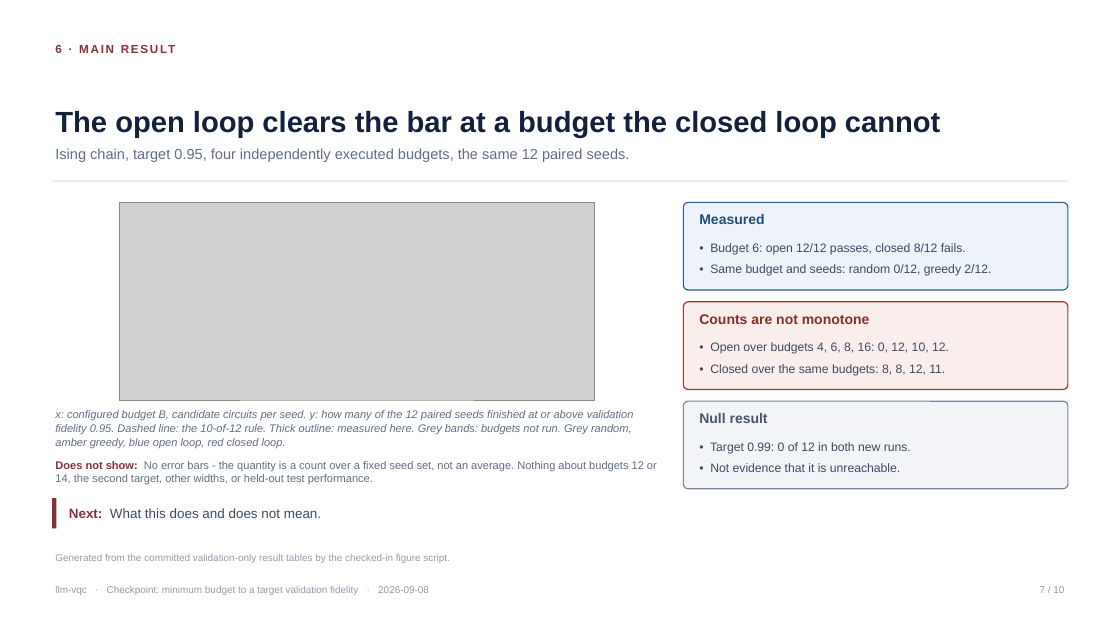
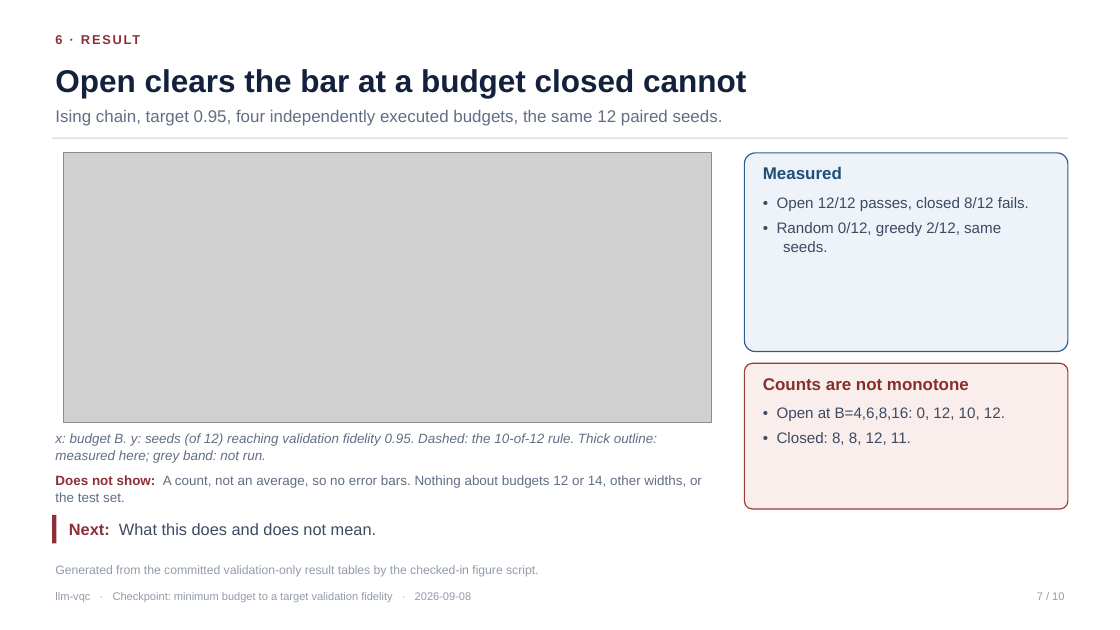
Before and after one commit to dorakingx/llm-vqc, a slide deck: slide 7 of outputs/qae_budget_targets_v2_20260908/deck/20260908_llm-vqc.pptx. Drawn at 1120x630 pixels with LibreOffice and Linux fonts; fonts in the diff are those of the drawing; grey boxes stand for pictures. Boxes give left, top, right and bottom in pixels: in the first picture for what was removed or moved away, otherwise in the second. Text is boxed around its words. In the diff, an @@ line names an element or a change of style, - is before the commit and + after.

```diff
--- a/outputs/qae_budget_targets_v2_20260908/deck/20260908_llm-vqc.pptx
+++ b/outputs/qae_budget_targets_v2_20260908/deck/20260908_llm-vqc.pptx
@@ text at [55,35,62,44]: text changed; size 10 to 11 pt @@
-6 · MAIN RESULT
+6 · RESULT
@@ text at [55,69,746,98]: text changed; size 25 to 27 pt @@
-The open loop clears the bar at a budget the closed loop cannot
+Open clears the bar at a budget closed cannot
@@ text "Ising chain, target 0.95, four ...": place and size @@
-text "Ising chain, target 0.95, four ..." at [55,148,630,162]
+text "Ising chain, target 0.95, four ..." at [55,109,723,126]
@@ text "Ising chain, target 0.95, four ..." at [55,109,723,126]: size 12.5 to 14.5 pt @@
@@ rectangle: place and size @@
-rectangle at [52,181,1068,181]
+rectangle at [52,138,1068,139]
@@ picture: place and size @@
-picture at [119,202,595,400]
+picture at [63,153,712,423]
@@ rounded rectangle: place and size @@
-rounded rectangle at [684,202,1069,290]
+rounded rectangle at [744,153,1068,351]
@@ text "Measured": place and size @@
-text "Measured" at [699,214,764,224]
+text "Measured" at [763,166,842,179]
@@ text "Measured" at [763,166,842,179]: size 12 to 14.5 pt @@
@@ text at [777,197,1029,252]: text changed; size 10.5 to 13 pt @@
-• Budget 6: open 12/12 passes, closed 8/12 fails.
-• Same budget and seeds: random 0/12, greedy 2/12.
+• Open 12/12 passes, closed 8/12 fails.
+• Random 0/12, greedy 2/12, same seeds.
@@ rounded rectangle: place and size @@
-rounded rectangle at [684,302,1069,389]
+rounded rectangle at [744,363,1068,509]
@@ text "Counts are not monotone" at [763,378,969,390]: size 12 to 14.5 pt @@
@@ text "Counts are not monotone": place and size @@
-text "Counts are not monotone" at [699,314,870,324]
+text "Counts are not monotone" at [763,378,969,390]
@@ rounded rectangle removed at [684,402,1069,489] @@
@@ text removed at [699,413,768,423] @@
-Null result
@@ text at [777,407,1005,445]: text changed; size 10.5 to 13 pt @@
-• Open over budgets 4, 6, 8, 16: 0, 12, 10, 12.
-• Closed over the same budgets: 8, 8, 12, 11.
+• Open at B=4,6,8,16: 0, 12, 10, 12.
+• Closed: 8, 8, 12, 11.
@@ text at [55,433,657,463]: text changed; size 9.5 to 11.5 pt @@
-x: configured budget B, candidate circuits per seed. y: how many of the 12 paired seeds finished at or above validation fidelity 0.95. Dashed line: the 10-of-12 rule. Thick outline: measured here. Grey bands: budgets not run. Grey random, amber greedy, blue open loop, red closed loop.
+x: budget B. y: seeds (of 12) reaching validation fidelity 0.95. Dashed: the 10-of-12 rule. Thick outline: measured here; grey band: not run.
@@ text removed at [710,442,911,454] @@
-• Target 0.99: 0 of 12 in both new runs.
-• Not evidence that it is unreachable.
@@ text at [55,475,702,502]: text changed; size 9.5 to 11.5 pt @@
-Does not show: No error bars - the quantity is a count over a fixed seed set, not an average. Nothing about budgets 12 or 14, the second target, other widths, or held-out test performance.
+Does not show: A count, not an average, so no error bars. Nothing about budgets 12 or 14, other widths, or the test set.
@@ rectangle: place and size @@
-rectangle at [52,498,56,528]
+rectangle at [52,515,56,544]
@@ text "Next: What this does and ...": place and size @@
-text "Next: What this does and ..." at [69,508,321,518]
+text "Next: What this does and ..." at [69,523,376,535]
@@ text "Next: What this does and ..." at [69,523,376,535]: size 11.5 to 14 pt @@
@@ text "Generated from the committed validation-only ...": place and size @@
-text "Generated from the committed validation-only ..." at [55,554,449,563]
+text "Generated from the committed validation-only ..." at [55,565,538,577]
@@ text "Generated from the committed validation-only ..." at [55,565,538,577]: size 8.5 to 10.5 pt @@
@@ text "llm-vqc · Checkpoint: minimum budget ..." at [55,592,472,602]: size 8.5 to 9.5 pt @@
@@ text "7 / 10" at [1037,592,1064,600]: size 8.5 to 9.5 pt @@
```
Also in this commit, not shown: 9 other slides changed, 5 other files.
